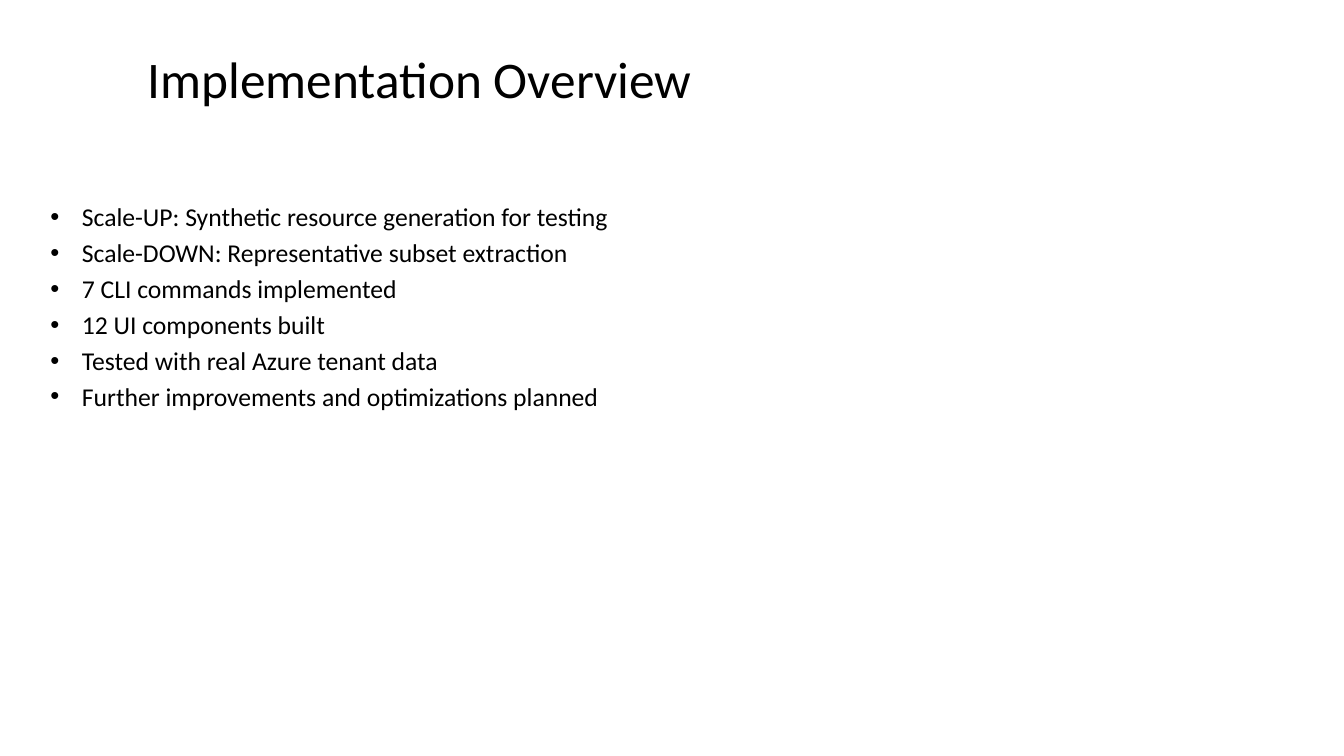
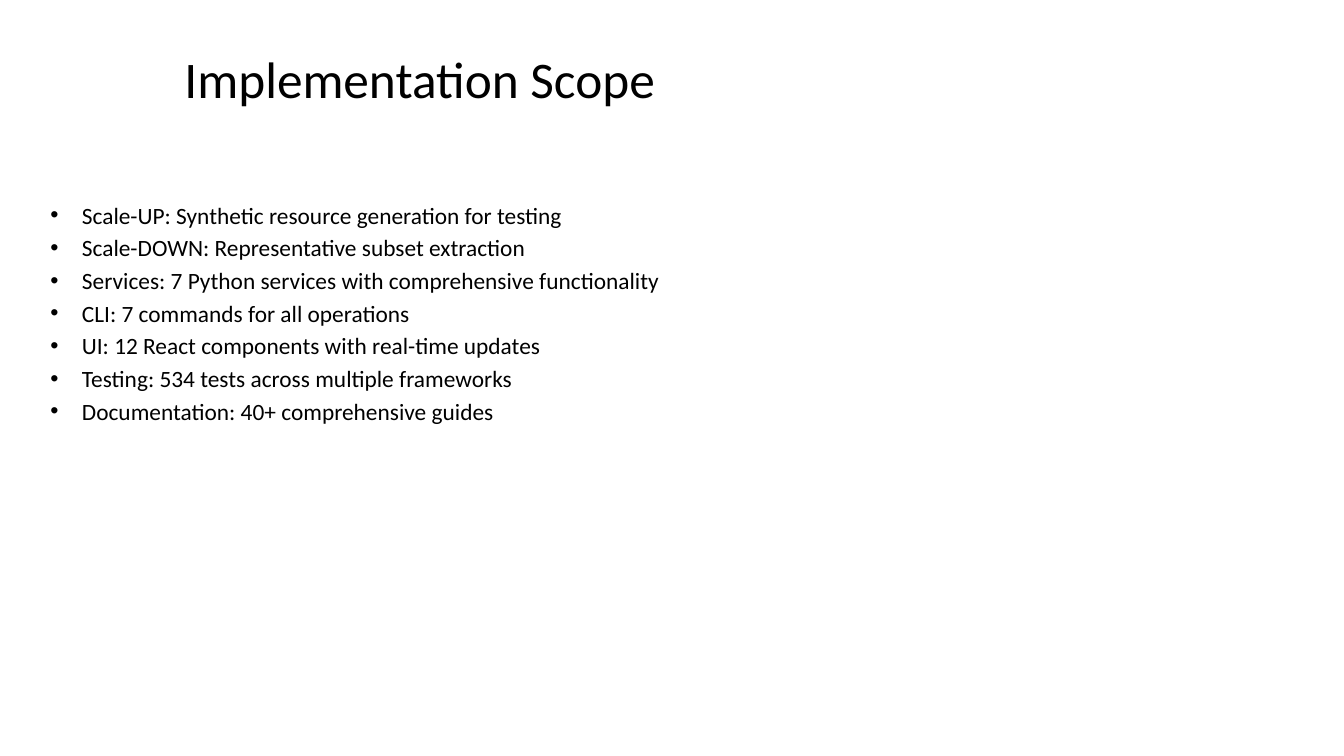
Before and after one commit to rysweet/azure-tenant-grapher, a slide deck: slide 2 of Scale_Operations_Implementation.pptx. Drawn at 1344x756 pixels with LibreOffice and Linux fonts; fonts in the diff are those of the drawing. Boxes give left, top, right and bottom in pixels: in the first picture for what was removed or moved away, otherwise in the second. Text is boxed around its words. In the diff, an @@ line names an element or a change of style, - is before the commit and + after.

```diff
--- a/Scale_Operations_Implementation.pptx
+++ b/Scale_Operations_Implementation.pptx
@@ title at <box>184,62,654,107</box>: text changed @@
-Implementation Overview
+Implementation Scope
@@ text at <box>82,207,561,260</box>: size 22 to 20 pt in "Scale-UP: Synthetic resource generation for testing", "Scale-DOWN: Representative subset extraction" @@
@@ text at <box>82,272,658,424</box>: text changed; size 22 to 20 pt @@
-• 7 CLI commands implemented
-• 12 UI components built
-• Tested with real Azure tenant data
-• Further improvements and optimizations planned
+• Services: 7 Python services with comprehensive functionality
+• CLI: 7 commands for all operations
+• UI: 12 React components with real-time updates
+• Testing: 534 tests across multiple frameworks
+• Documentation: 40+ comprehensive guides
```
Also in this commit, not shown: 6 other slides changed, 8 slides added, 4 slides removed.
